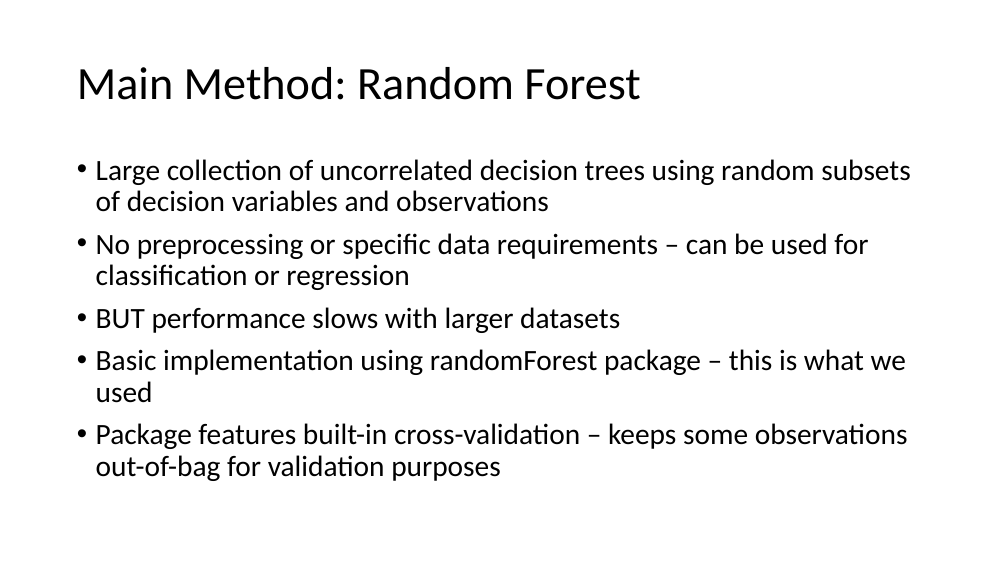
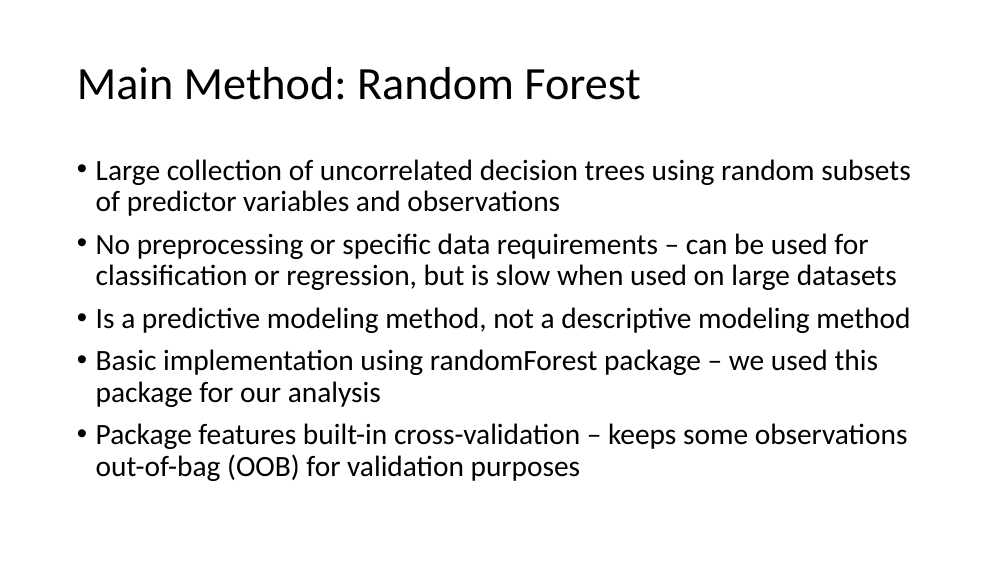
Before and after one commit to simrankota/comp4442_finalproject, a slide deck: slide 4 of skeleton_deck.pptx. Drawn at 1008x567 pixels with LibreOffice and Linux fonts; fonts in the diff are those of the drawing. Boxes give left, top, right and bottom in pixels: in the first picture for what was removed or moved away, otherwise in the second. Text is boxed around its words. In the diff, an @@ line names an element or a change of style, - is before the commit and + after.

Commit message:
Should be mostly done now
Mostly filled skeleton deck and added top 10 variables for remaining 2 models, since variance between training sets of the models will lead to different importance values.

```diff
--- a/skeleton_deck.pptx
+++ b/skeleton_deck.pptx
@@ text at (x1=96, y1=159, x2=910, y2=481): text changed @@
-• Large collection of uncorrelated decision trees using random subsets of decision variables and observations
-• No preprocessing or specific data requirements – can be used for classification or regression
-• BUT performance slows with larger datasets
-• Basic implementation using randomForest package – this is what we used
-• Package features built-in cross-validation – keeps some observations out-of-bag for validation purposes
+• Large collection of uncorrelated decision trees using random subsets of predictor variables and observations
+• No preprocessing or specific data requirements – can be used for classification or regression, but is slow when used on large datasets
+• Is a predictive modeling method, not a descriptive modeling method
+• Basic implementation using randomForest package – we used this package for our analysis
+• Package features built-in cross-validation – keeps some observations out-of-bag (OOB) for validation purposes
```
Also in this commit, not shown: 5 other slides changed, 1 other file.
